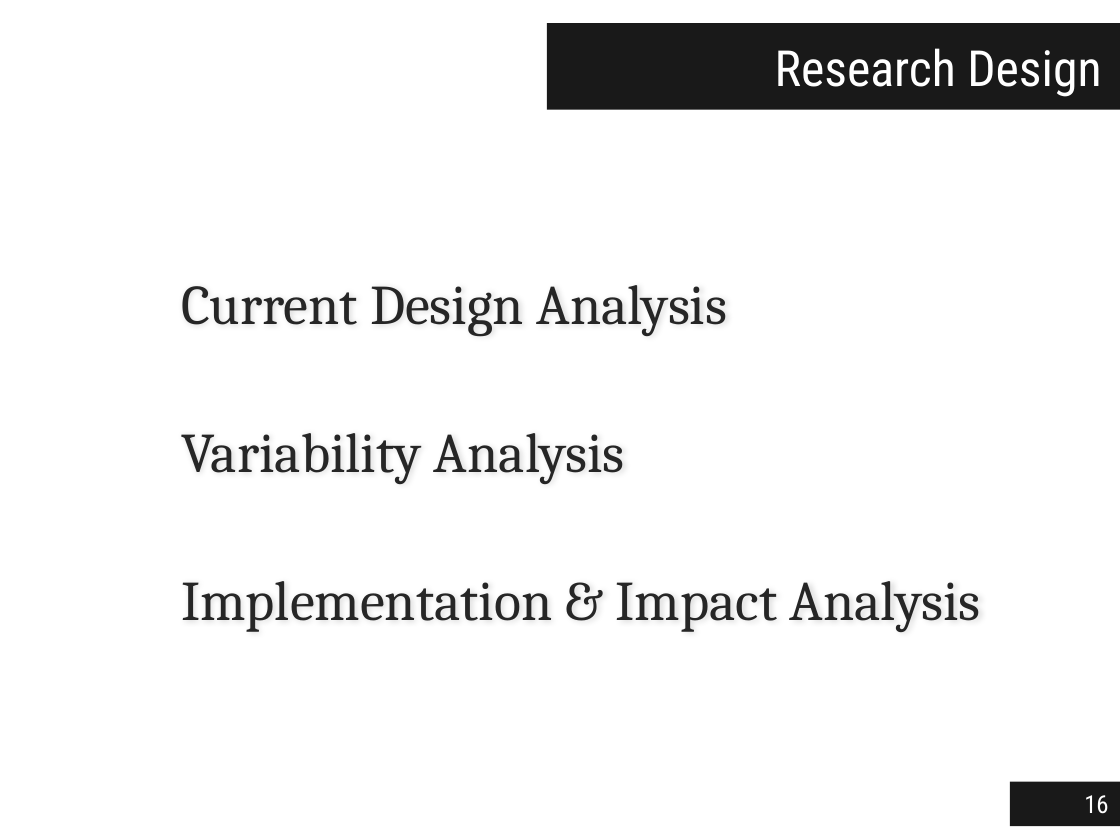
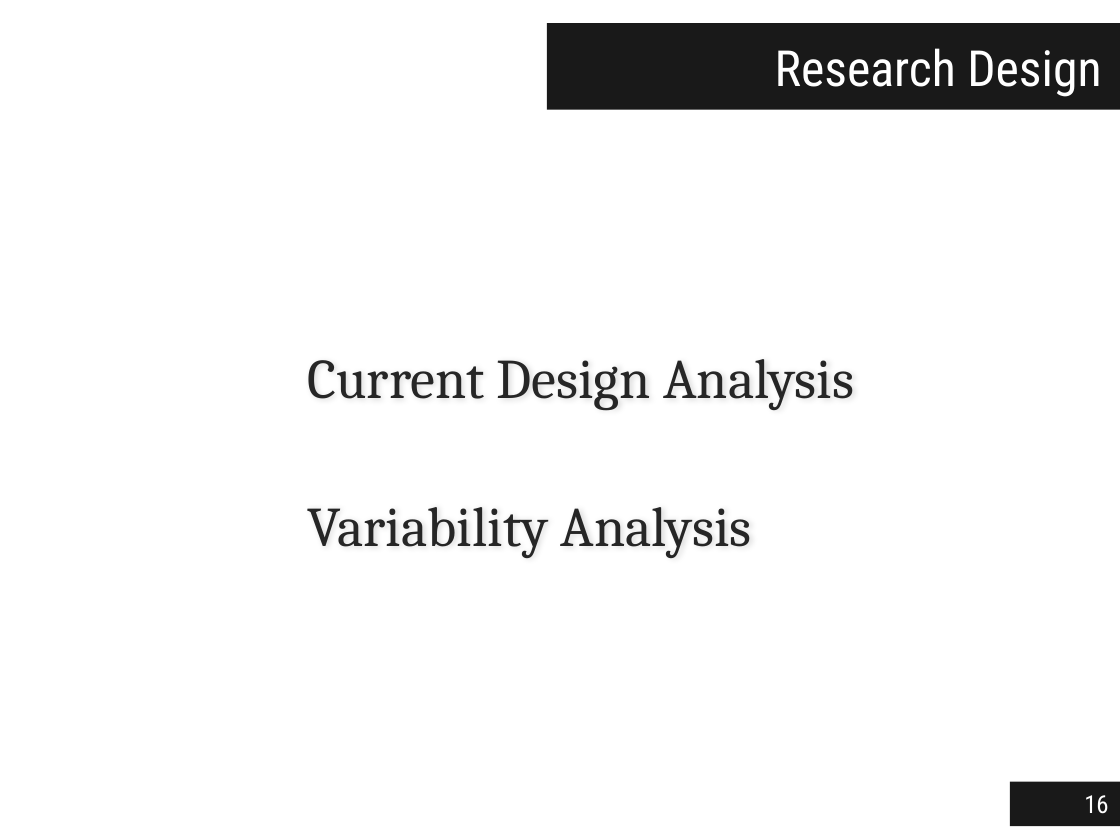
Before and after one commit to jgradim/thesis, a slide deck: slide 16 of presentations/jgradim-presentation.pptx. Drawn at 1120x840 pixels with LibreOffice and Linux fonts; fonts in the diff are those of the drawing. Boxes give left, top, right and bottom in pixels: in the first picture for what was removed or moved away, otherwise in the second. Text is boxed around its words. In the diff, an @@ line names an element or a change of style, - is before the commit and + after.

```diff
--- a/presentations/jgradim-presentation.pptx
+++ b/presentations/jgradim-presentation.pptx
@@ text at <box>181,581,981,632</box>: paragraph removed @@
-Implementation & Impact Analysis
```
Also in this commit, not shown: 2 other slides changed, 1 slide added, 1 other file.
